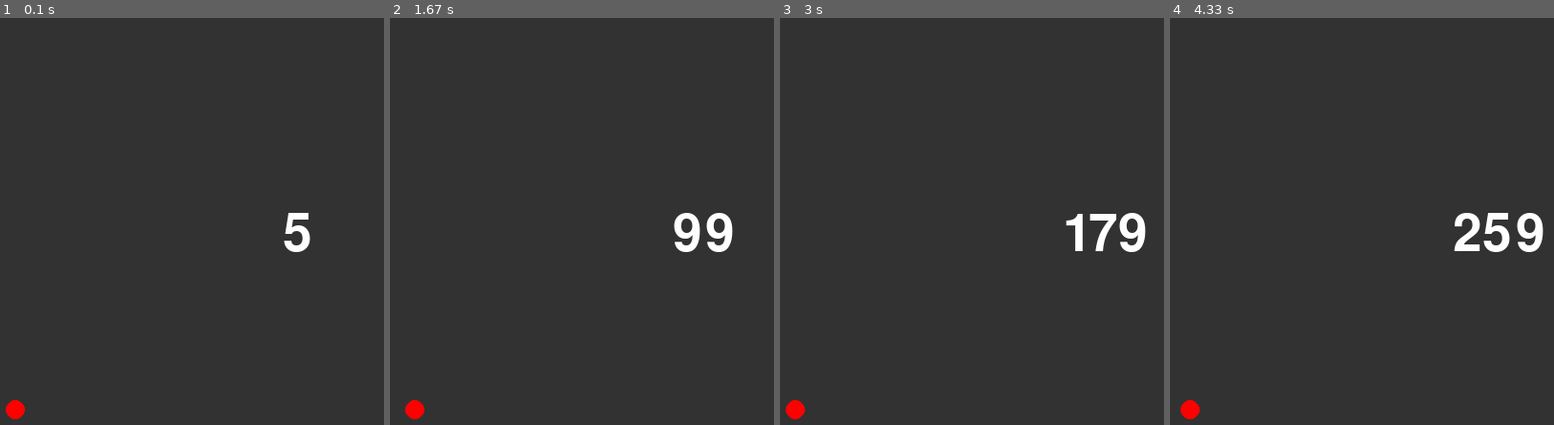
Above: before the commit, frames 1-4 (left to right).
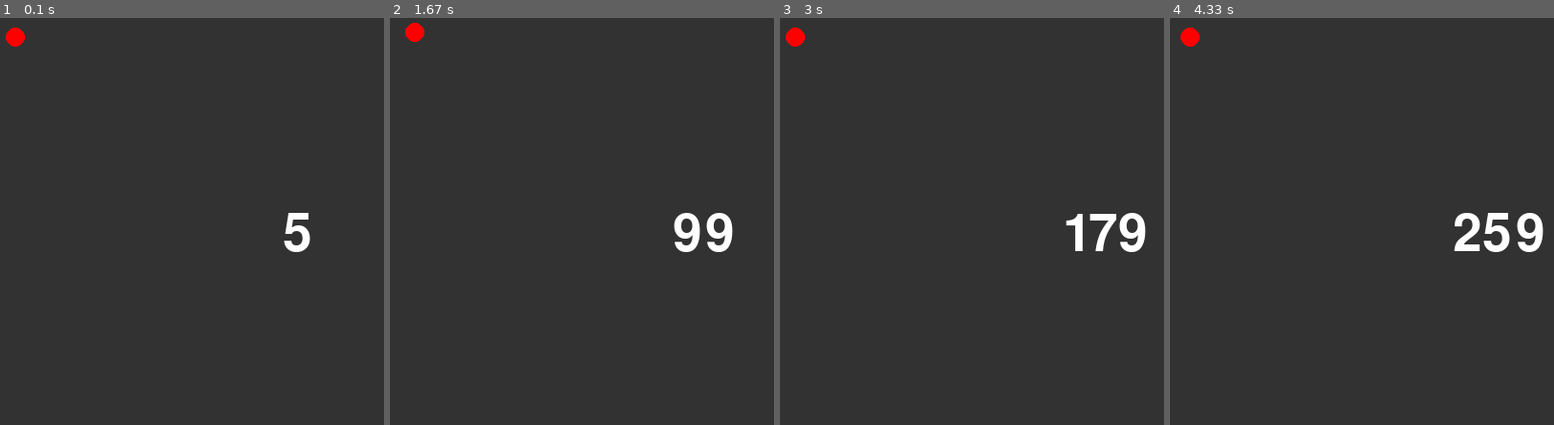
Above: after the commit, the same moments.

Repository: c0a2403350/ProjExd_1
Game: pygame game, started from pygame_system.py
Same seed, same stepped clock (60 frames per second), same inputs: the game is played once before the commit and once after it.
Inputs:
- Up to frame 1 (0.1 s): no input
- Up to frame 2 (1.67 s): hold Right 0.33-0.8 s; hold Up 0.83-1.13 s; hold Right 1.17-1.63 s
- Up to frame 3 (3 s): hold Left 1.67-2.2 s; hold Down 2.23-2.53 s; hold Left 2.57-2.97 s
- Up to frame 4 (4.33 s): hold Up 3-3.37 s; hold Right 3.4-4.03 s; hold Down from 4.07 s (still down)

The runs differ from the first frame. In frame 1, 0.4% of the frame differs, in the area x 1-7%, y 2-99%; in frame 2, 0.4%; in frame 3, 0.4%; in frame 4, 0.4%.

Commit message:
上下キーへの反応を追加

Diff:
--- a/pygame_system.py
+++ b/pygame_system.py
@@ -19,6 +19,7 @@
 
     tmr = 0
     x = 10
+    y = 10
     while True:
         for event in pg.event.get():
             if event.type == pg.QUIT: return
@@ -26,11 +27,13 @@
             if pressed_key[K_ESCAPE]: pg.quit()
             if pressed_key[K_RIGHT]: x += 5
             if pressed_key[K_LEFT]: x -= 5
+            if pressed_key[K_UP]: y -= 5
+            if pressed_key[K_DOWN]: y += 5
 
         txt = font.render(str(tmr), True, (255, 255, 255))
         screen.fill((50, 50, 50))
         screen.blit(txt, [300, 200])
-        screen.blit(enn, [x, 400])
+        screen.blit(enn, [x, y])
         pg.display.update()
         tmr += 1
         clock.tick(60)
